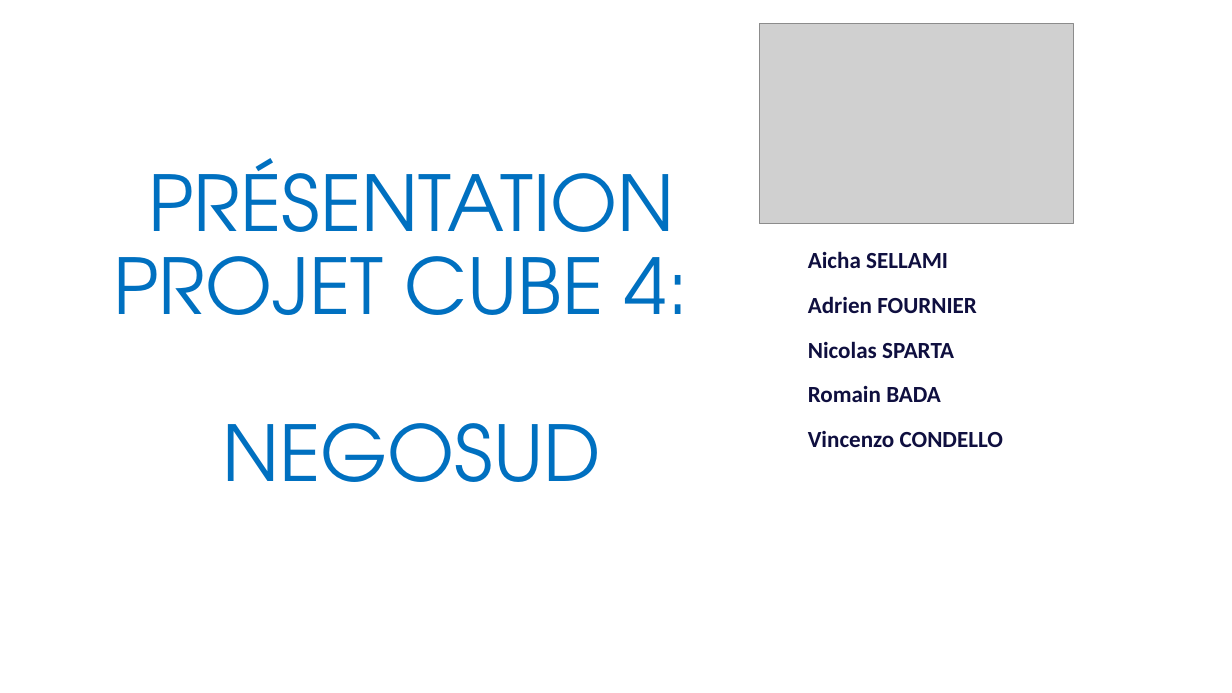
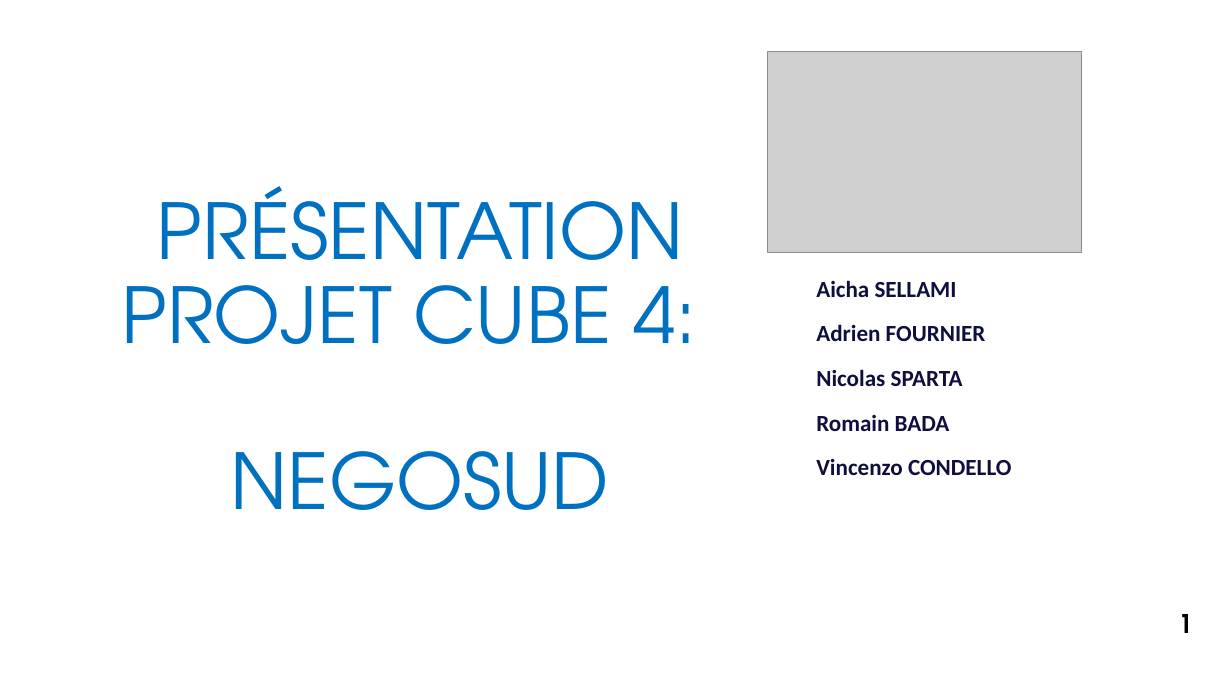
Before and after one commit to Bloc4CESI/Negosud, a slide deck: slide 1 of annexes/PrésentationNegosud.pptm. Drawn at 1232x693 pixels with LibreOffice and Linux fonts; fonts in the diff are those of the drawing; grey boxes stand for pictures; background and template pictures are left out. Boxes give left, top, right and bottom in pixels: in the first picture for what was removed or moved away, otherwise in the second. Text is boxed around its words. In the diff, an @@ line names an element or a change of style, - is before the commit and + after.

```diff
--- a/annexes/PrésentationNegosud.pptm
+++ b/annexes/PrésentationNegosud.pptm
@@ 1 title, 1 subtitle, 1 picture: place and size @@
-1 title, 1 subtitle, 1 picture at (113, 23, 1074, 482)
+1 title, 1 subtitle, 1 picture at (122, 52, 1082, 510)
@@ page number: place and size @@
-page number at (816, 144, 1093, 181)
+page number at (1178, 614, 1192, 633)
@@ page number at (1178, 614, 1192, 633): size 10.5 to 20 pt, text colour #FFFFFF to #000000, bold on @@
```
Also in this commit, not shown: 13 other slides changed, 1 slide added, 7 other files.
